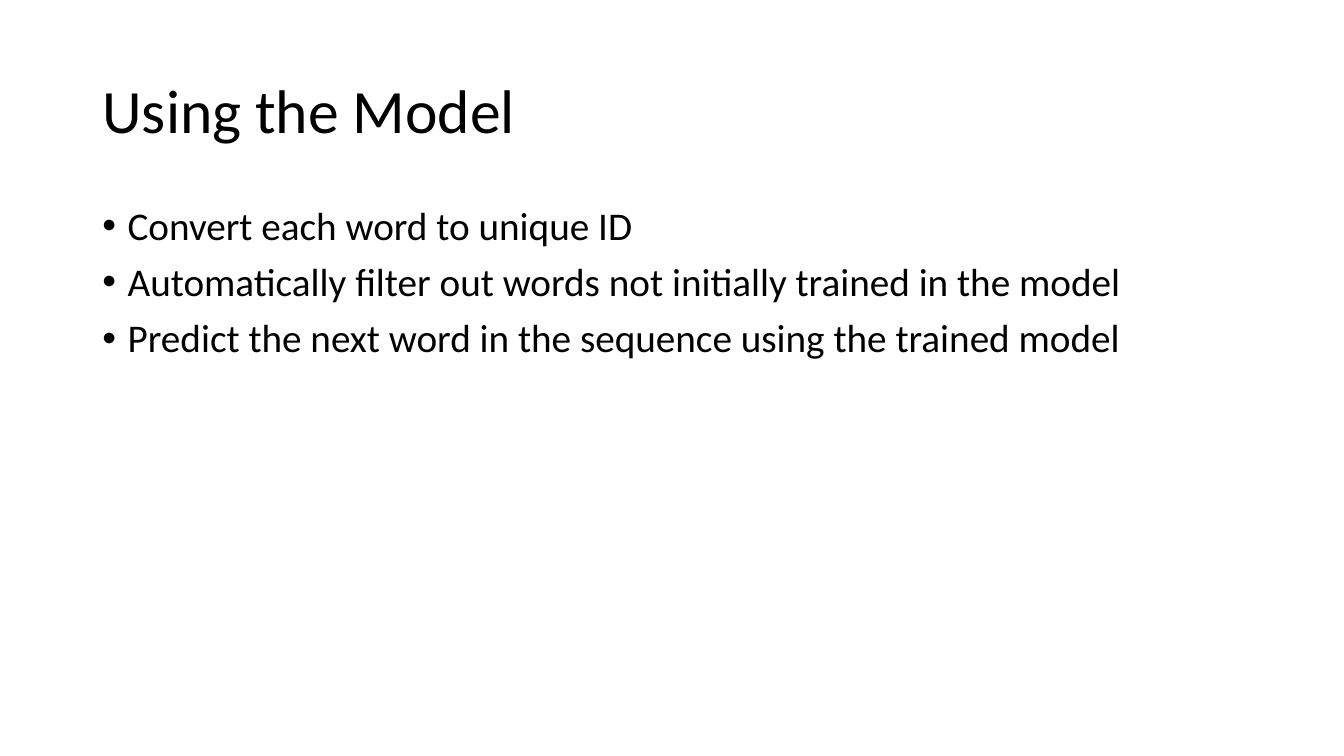
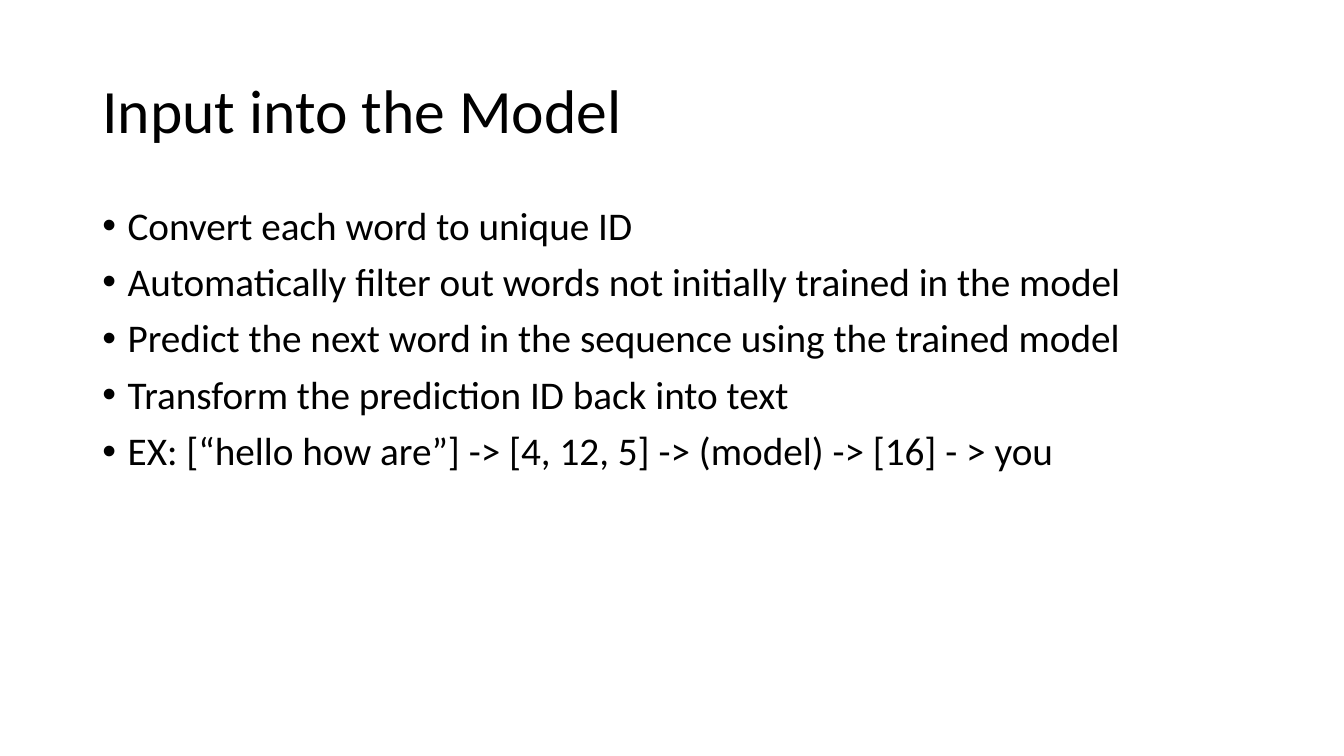
Before and after one commit to rwickman/Word-Suggestion, a slide deck: slide 9 of slides/Word Suggestion Slides.pptx. Drawn at 1344x756 pixels with LibreOffice and Linux fonts; fonts in the diff are those of the drawing. Boxes give left, top, right and bottom in pixels: in the first picture for what was removed or moved away, otherwise in the second. Text is boxed around its words. In the diff, an @@ line names an element or a change of style, - is before the commit and + after.

```diff
--- a/slides/Word Suggestion Slides.pptx
+++ b/slides/Word Suggestion Slides.pptx
@@ title at [102, 90, 621, 143]: text changed @@
-Using the Model
+Input into the Model
@@ text at [128, 381, 1053, 472]: paragraphs added @@
+• Transform the prediction ID back into text
+• EX: [“hello how are”] -> [4, 12, 5] -> (model) -> [16] - > you
```
Also in this commit, not shown: 11 other slides changed, 1 other file.
